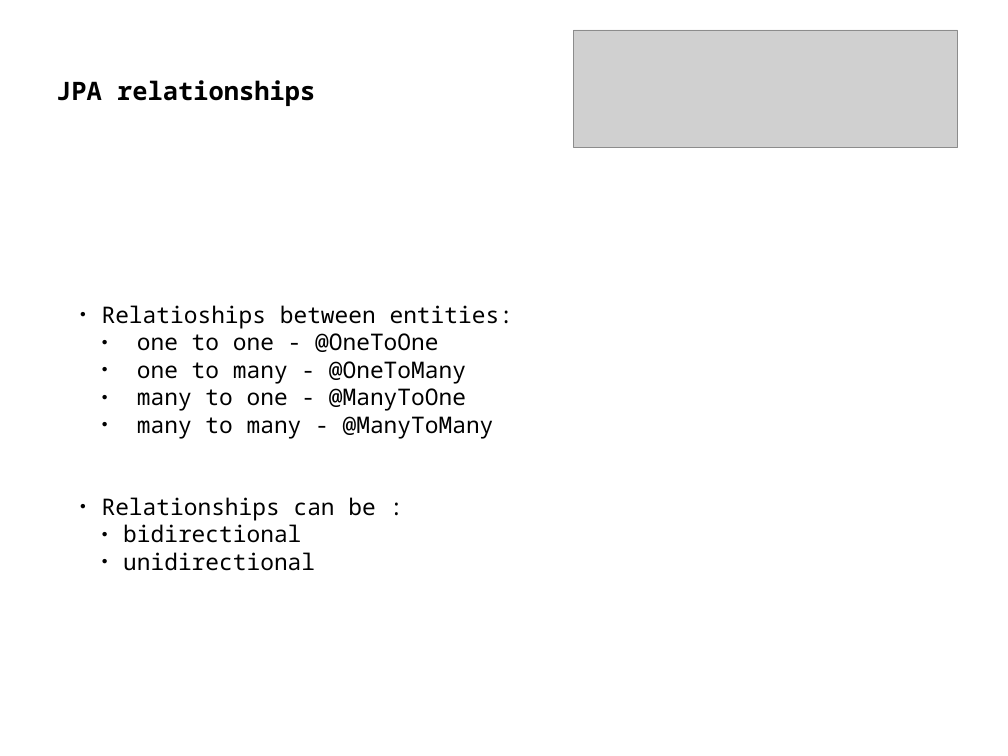
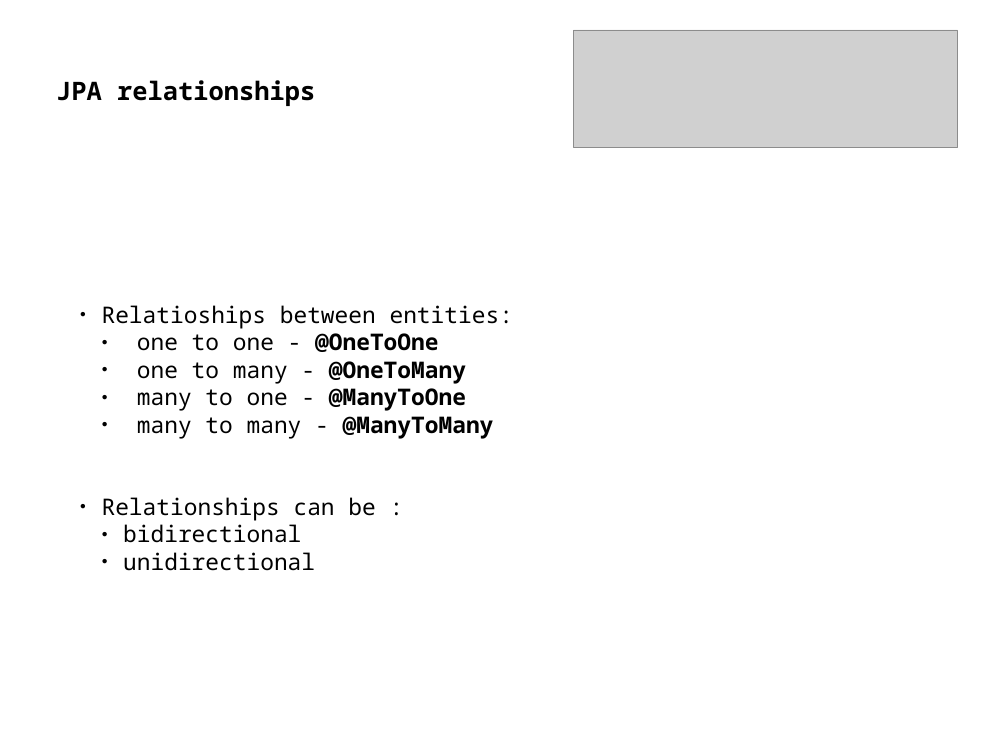
Before and after one commit to delia-popescu/hibernate-jpa-demo, a slide deck: slide 8 of src/main/resources/jpa.odp (slide 9 before the commit). Drawn at 1008x756 pixels with LibreOffice and Linux fonts; fonts in the diff are those of the drawing; grey boxes stand for pictures. Boxes give left, top, right and bottom in pixels: in the first picture for what was removed or moved away, otherwise in the second. Text is boxed around its words. In the diff, an @@ line names an element or a change of style, - is before the commit and + after.

```diff
--- a/src/main/resources/jpa.odp
+++ b/src/main/resources/jpa.odp
@@ text at bbox=[137, 333, 494, 439]: bold on in "@OneToOne", "@OneToMany", "@ManyToOne", "@ManyToMany" @@
```
Also in this commit, not shown: 4 other slides changed, 1 slide added, 2 slides removed, 28 other files.
